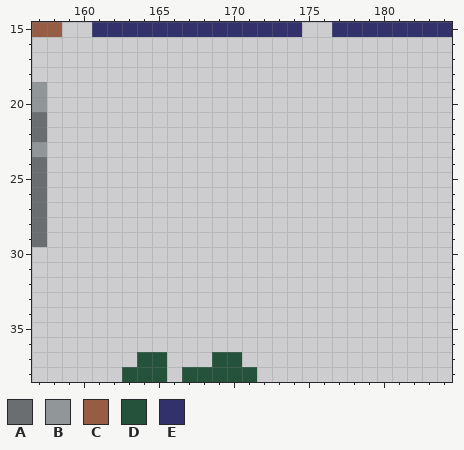
Pixel-art file: IvoryKeep/res/sprites/tiles/objects.aseprite. The first picture shows the starting point.
256x512 pixels, 1 frame. Colours within 5 levels of each other are drawn and written as one. Shown: x 157..184, y 15..38.
Palette (. is transparent): A #6a6e71  B #919699  C #965c44  D #24523b  E #33316c
Pixels before, first column x 157:
15 CC..EEEEEEEEEEEEEE..EEEEEEEE
16 ............................
17 ............................
18 ............................
19 B...........................
20 B...........................
21 A...........................
22 A...........................
23 B...........................
24 A...........................
25 A...........................
26 A...........................
27 A...........................
28 A...........................
29 A...........................
30 ............................
31 ............................
32 ............................
33 ............................
34 ............................
35 ............................
36 ............................
37 .......DD...DD..............
38 ......DDD.DDDDD.............
After:
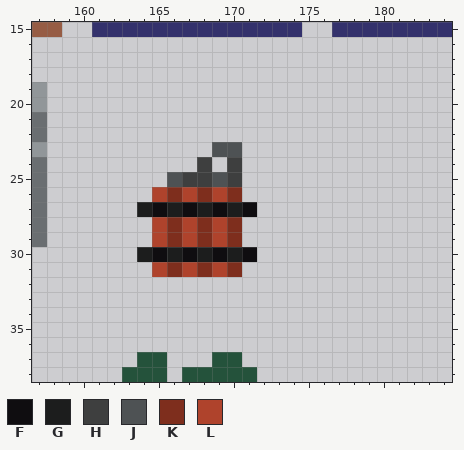
Colours new in this view: F #0f0d10  G #1c1d1d  H #3e3f3f  J #4e5254  K #7e2e1d  L #af432c
Change:
The edit adds colour F in row 27 at x 165, 167, 169 and 171; in row 30 at x 165, 167, 169 and 171.
The edit adds colour G in row 27 at x 164, 166, 168 and 170; in row 30 at x 164, 166, 168 and 170.
The edit adds colour H in row 24 at x 168 and 170; in row 25 at x 167 to 168 and 170.
The edit adds colour J in row 23 at x 169 to 170; in row 25 at x 166 and 169.
The edit adds colour K in row 26 at x 166, 168 and 170; in rows 28 to 29 at x 166, 168 and 170; in row 31 at x 166, 168 and 170.
The edit adds colour L in row 26 at x 165, 167 and 169; in rows 28 to 29 at x 165, 167 and 169; in row 31 at x 165, 167 and 169.
Where, in picture pixels (left, top, right, bottom), the same in both pictures:
added: (137, 142, 257, 277)
